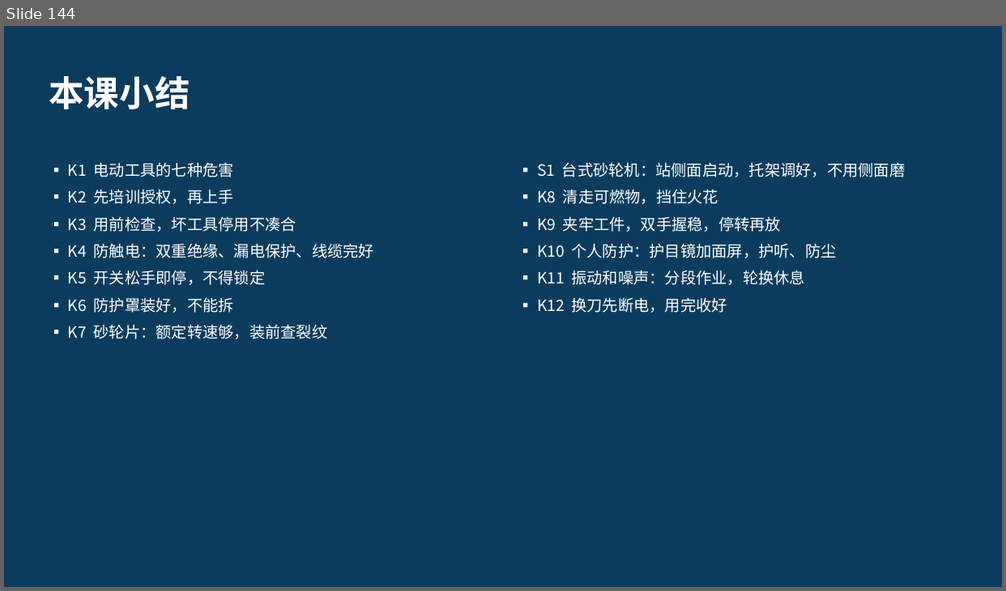
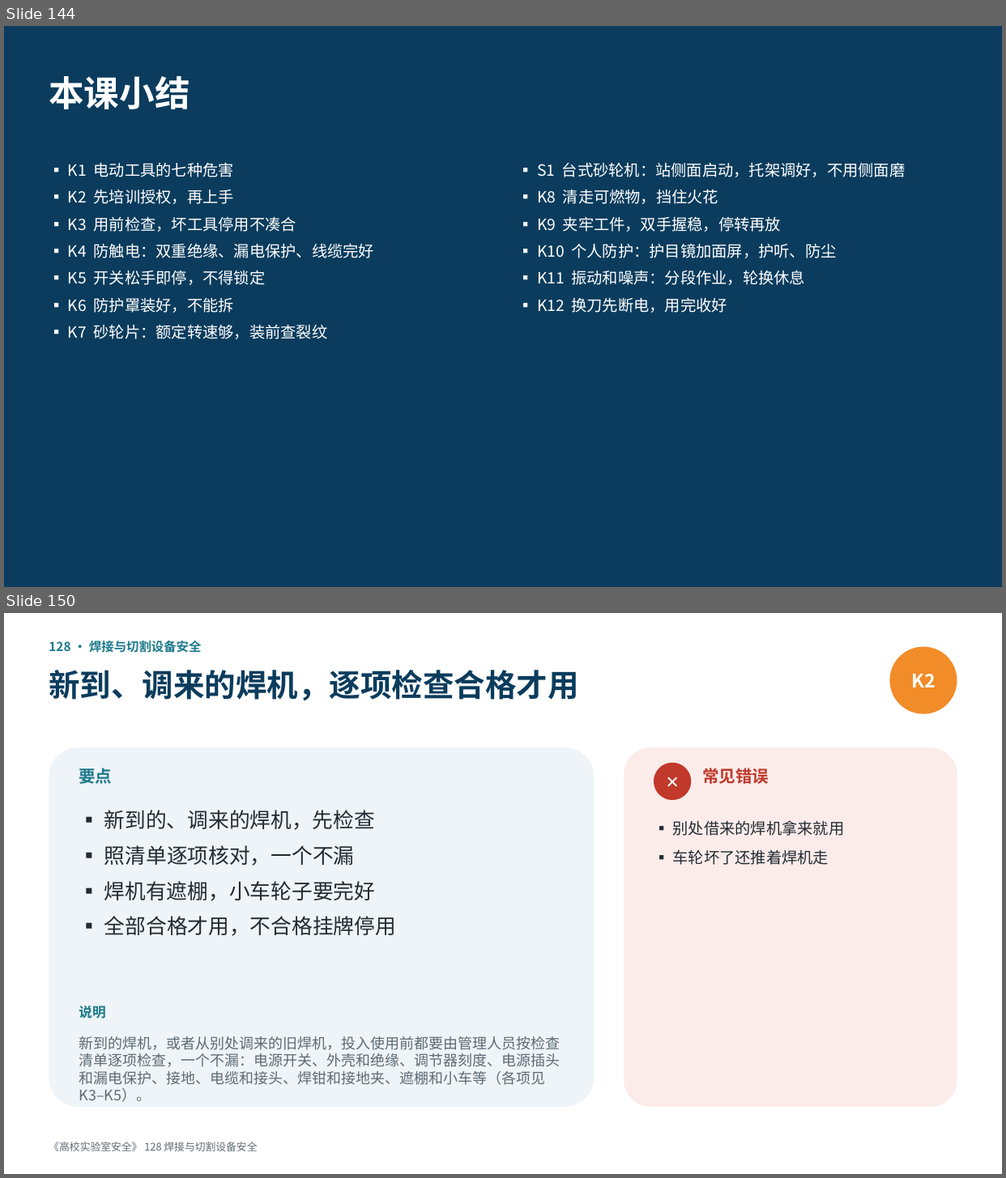
Before and after one commit to hanrongwx-max/videoyoutubo, a slide deck: course/高校实验室安全/课件/第10章_机械与设备安全.pptx. Shown one above the other, each under a label of ours: slide 144 before the commit, slides 144 and 150 after it; the slides between them are not shown. The pictures are 1006x591 and 1006x1178 pixels, drawn with LibreOffice and Linux fonts; fonts in the diff are those of the drawing. Boxes give left, top, right and bottom in pixels: in the first picture for what was removed or moved away, otherwise in the second. Text is boxed around its words. In the diff, an @@ line names an element or a change of style, - is before the commit and + after.

```diff
--- a/course/高校实验室安全/课件/第10章_机械与设备安全.pptx
+++ b/course/高校实验室安全/课件/第10章_机械与设备安全.pptx
@@ slide 150 added at (4, 613, 1002, 1174), background #FFFFFF @@
@@ text added at (49, 641, 201, 653), 12 pt, text #1D7A8C, bold @@
+128 · 焊接与切割设备安全
@@ ellipse added at (889, 647, 957, 714), fill #F28C28, 18 pt, text #FFFFFF, bold @@
+K2
@@ text added at (49, 670, 578, 700), 30 pt, text #0B3C5D, bold @@
+新到、调来的焊机，逐项检查合格才用
@@ rounded rectangle added at (49, 747, 594, 1107), fill #EEF4F7 @@
@@ rounded rectangle added at (624, 747, 957, 1107), fill #FBECEA @@
@@ text added at (79, 768, 112, 784), 16 pt, text #1D7A8C, bold @@
+要点
@@ ellipse added at (654, 763, 691, 800), fill #C0392B, 16 pt, text #FFFFFF, bold @@
+✕
@@ text added at (702, 768, 769, 784), 16 pt, text #C0392B, bold @@
+常见错误
@@ text added at (104, 810, 396, 936), 20 pt, text #222B33 @@
+▪ 新到的、调来的焊机，先检查
+▪ 照清单逐项核对，一个不漏
+▪ 焊机有遮棚，小车轮子要完好
+▪ 全部合格才用，不合格挂牌停用
@@ text added at (673, 820, 845, 865), 15 pt, text #222B33 @@
+▪ 别处借来的焊机拿来就用
+▪ 车轮坏了还推着焊机走
@@ text added at (79, 1006, 105, 1019), 13 pt, text #1D7A8C, bold @@
+说明
@@ text added at (79, 1037, 560, 1085), 14 pt, text #5F6B75 @@
+新到的焊机，或者从别处调来的旧焊机，投入使用前都要由管理人员按检查清单逐项检查，一个不漏：电源开关、外壳和绝缘、调节器刻度、电源插头和漏电保护、接地、电缆和接头、焊钳和接地夹、遮棚和小车等（各项见 K3–K5）。
@@ text added at (49, 1142, 257, 1152), 10 pt, text #5F6B75 @@
+《高校实验室安全》 128 焊接与切割设备安全
```
Also in this commit, not shown: 19 other slides added, 2 other files.
